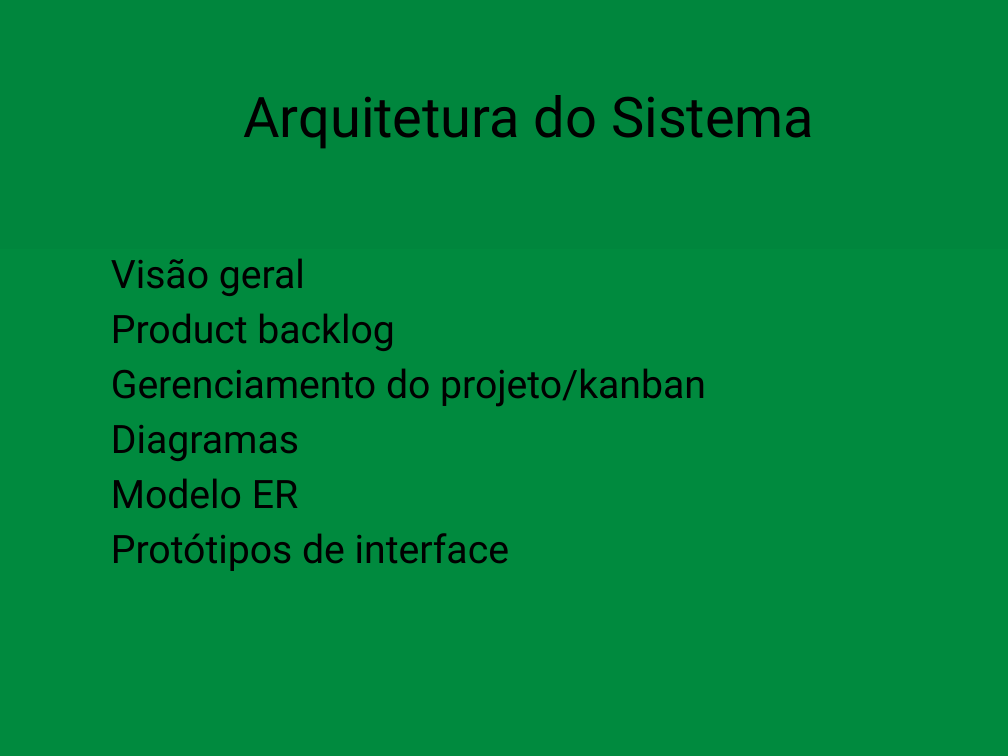
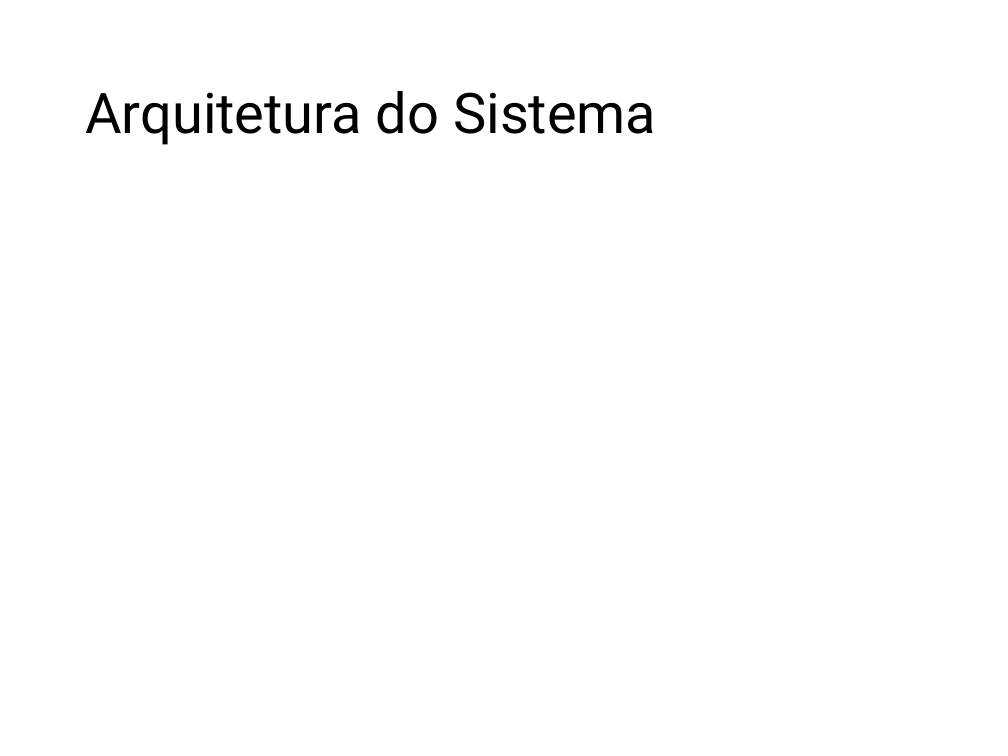
Before and after one commit to LeonDias1989/Kcal-Control, a slide deck: slide 16 of Kcal Control.pptx (slide 18 before the commit). Drawn at 1008x756 pixels with LibreOffice and Linux fonts; fonts in the diff are those of the drawing. Boxes give left, top, right and bottom in pixels: in the first picture for what was removed or moved away, otherwise in the second. Text is boxed around its words. In the diff, an @@ line names an element or a change of style, - is before the commit and + after.

```diff
--- a/Kcal Control.pptx
+++ b/Kcal Control.pptx
@@ background gradient #00863D to #008A3E to #FFFFFF @@
@@ title "Arquitetura do Sistema" at box(85, 91, 656, 145): alignment centre to left; line spacing 1 to 0.9 @@
@@ text removed at box(111, 258, 706, 571) @@
-  Visão geral
-  Product backlog
-  Gerenciamento do projeto/kanban
-  Diagramas
-  Modelo ER
-  Protótipos de interface
```
Also in this commit, not shown: 15 other slides changed, 13 slides added, 6 slides removed, 1 other file.
